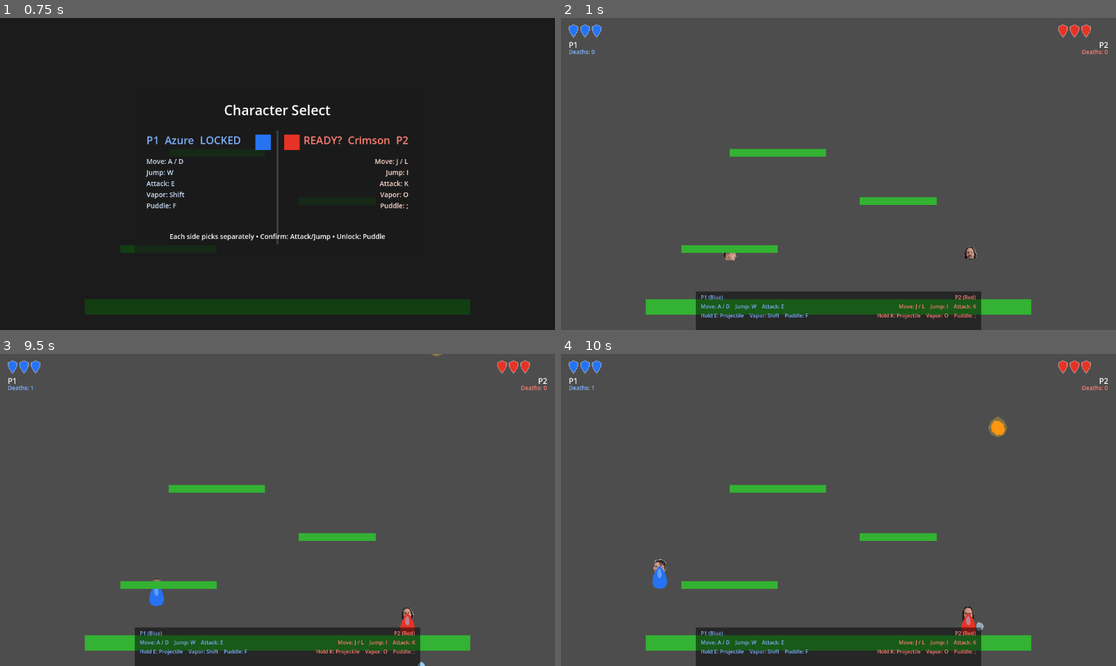
Above: before the commit, frames 1-4 (two rows, left to right).
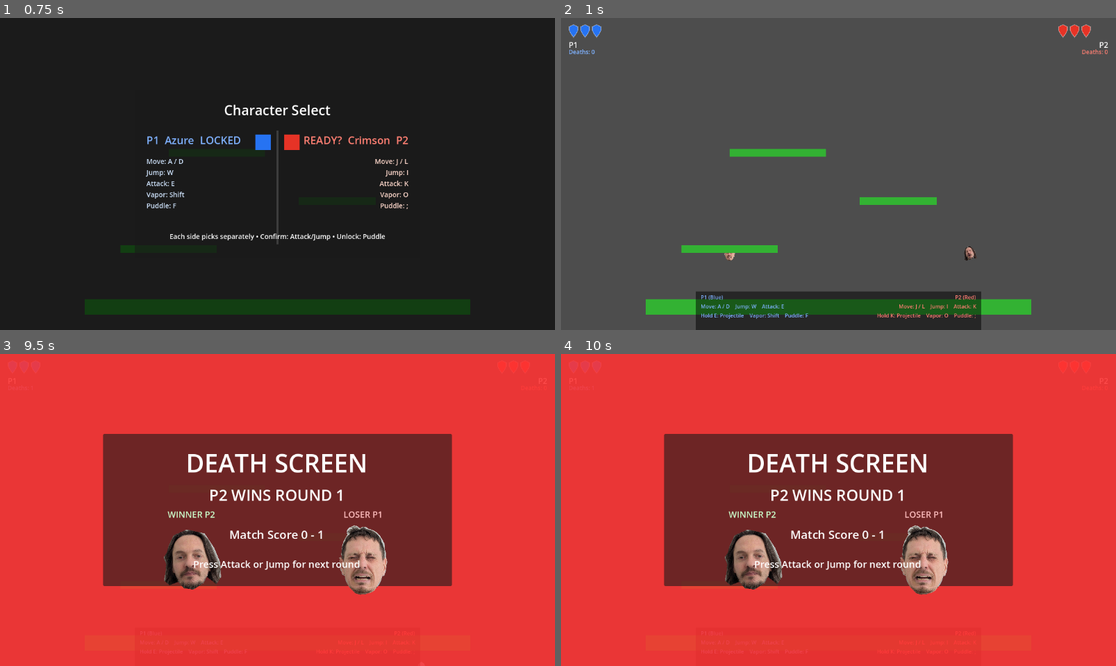
Above: after the commit, the same moments.

Repository: yhovart/smash-hero-rockit
Game: Godot game, scene res://main.tscn
The game is run twice, just before and just after one commit, with the same random seed, the same clock (stepped at 60 frames per second) and the same inputs.
Inputs (mouse positions are in pixels of both pictures, inside the frame that each line leads up to):
- Up to frame 1 (0.75 s): tap Enter at 0.5 s; move the mouse to (399, 158) at 0.52 s; hold D (p1_right) from 0.53 s (still down); tap E (p1_attack) at 0.6 s; click (399, 158) at 0.67 s
- Up to frame 2 (1 s): keep holding D (p1_right); tap W (p1_jump) at 0.77 s; tap K (p2_attack) at 0.8 s
- Up to frame 3 (9.5 s): tap W (p1_jump) at 1.07, 1.52, 1.55, 1.82, 2.1, 3.02, 3.32, 3.77, 4.07, 4.52, 4.55, 4.82, 6.02, 6.32, 6.77, 7.07, 7.52, 7.55, 7.82, 9.02, 9.32 s; move the mouse to (166, 525) at 1.27 s; tap K (p2_attack) at 1.35, 3.8, 5.85, 6.8 s; click (166, 525) at 1.42 s; move the mouse to (333, 441) at 2.02 s; release D (p1_right) at 2.03 s; hold A (p1_left) 2.03-2.78 s; click (333, 441) at 2.17 s; tap I (p2_jump) at 2.3, 2.85, 5.3, 8.3 s; move the mouse to (249, 572) at 2.77 s; hold D (p1_right) 2.78-4.28 s; click (249, 572) at 2.92 s; tap E (p1_attack) at 3.05, 3.6, 6.05, 9.05 s; move the mouse to (444, 556) at 3.52 s; click (444, 556) at 3.67 s; move the mouse to (111, 463) at 4.27 s; hold A (p1_left) 4.28-5.03 s; tap F (p1_puddle) at 4.35 s; click (111, 463) at 4.42 s; move the mouse to (305, 510) at 5.02 s; hold D (p1_right) 5.03-5.78 s; tap Shift (p1_vapor) at 5.1 s; click (305, 510) at 5.17 s; move the mouse to (194, 432) at 5.77 s; hold A (p1_left) 5.78-7.28 s; click (194, 432) at 5.92 s; move the mouse to (399, 494) at 6.52 s; tap J (p2_left) at 6.6 s; click (399, 494) at 6.67 s; move the mouse to (166, 525) at 7.27 s; hold D (p1_right) from 7.28 s (still down); tap , (p2_puddle) at 7.35 s; click (166, 525) at 7.42 s; move the mouse to (333, 441) at 8.02 s; tap L (p2_right) at 8.1 s; click (333, 441) at 8.17 s; move the mouse to (249, 572) at 8.77 s; tap O (p2_vapor) at 8.85 s; click (249, 572) at 8.92 s
- Up to frame 4 (10 s): move the mouse to (1005, 556) at 9.52 s; release D (p1_right) at 9.53 s; hold A (p1_left) from 9.53 s (still down); tap Space at 9.6 s; click (1005, 556) at 9.67 s; tap W (p1_jump) at 9.77 s; tap K (p2_attack) at 9.8 s

Frame 1 is identical in both runs. In frame 2, less than 0.1% of the frame differs, in the area x 29-75%, y 73-78%; in frame 3, 100%, in the area x 0-100%, y 0-100%; in frame 4, 100%.

Commit message:
add death screen with faces

Diff:
--- a/main.gd
+++ b/main.gd
@@ -3,6 +3,9 @@
 const P1_ACTIONS: Array[String] = ["p1_left", "p1_right", "p1_jump", "p1_attack", "p1_vapor", "p1_puddle"]
 const P2_ACTIONS: Array[String] = ["p2_left", "p2_right", "p2_jump", "p2_attack", "p2_vapor", "p2_puddle"]
 const CHARACTER_NAMES: Array[String] = ["Azure", "Crimson", "Emerald", "Gold"]
+const WINS_TO_TAKE_MATCH := 2
+const ROUND_RESULT_MIN_DISPLAY := 2.0
+const MATCH_RESULT_MIN_DISPLAY := 2.5
 const CHARACTER_COLORS: Array[Color] = [
 	Color(0.15, 0.45, 0.95, 1.0),
 	Color(0.9, 0.2, 0.15, 1.0),
@@ -17,6 +20,12 @@
 var p2_character_index := 1
 var p1_locked := false
 var p2_locked := false
+var p1_round_wins := 0
+var p2_round_wins := 0
+var current_round := 1
+var is_round_result_active := false
+var is_match_over := false
+var round_result_input_delay := 0.0
 
 @onready var player_1: Node = $Player1
 @onready var player_2: Node = $Player2
@@ -31,16 +40,35 @@
 @onready var p1_controls: Label = $CharacterSelect/MenuPanel/P1Controls
 @onready var p2_controls: Label = $CharacterSelect/MenuPanel/P2Controls
 @onready var menu_hint: Label = $CharacterSelect/MenuPanel/Hint
+@onready var end_screen: CanvasLayer = $EndScreen
+@onready var end_backdrop: ColorRect = $EndScreen/Backdrop
+@onready var end_title: Label = $EndScreen/Panel/Title
+@onready var end_subtitle: Label = $EndScreen/Panel/SubTitle
+@onready var winner_tag: Label = $EndScreen/Panel/WinnerTag
+@onready var loser_tag: Label = $EndScreen/Panel/LoserTag
+@onready var winner_face: TextureRect = $EndScreen/Panel/WinnerFace
+@onready var loser_face: TextureRect = $EndScreen/Panel/LoserFace
+@onready var end_score: Label = $EndScreen/Panel/Score
+@onready var end_hint: Label = $EndScreen/Panel/Hint
 
 
 func _ready() -> void:
+	if player_1.has_signal("died"):
+		player_1.connect("died", Callable(self, "_on_player_1_died"))
+	if player_2.has_signal("died"):
+		player_2.connect("died", Callable(self, "_on_player_2_died"))
+	end_screen.visible = false
 	_initialize_character_select()
 	_ensure_remote_fallback_bindings()
 	Input.joy_connection_changed.connect(_on_joy_connection_changed)
 	_refresh_joypad_mapping()
 
 
-func _process(_delta: float) -> void:
+func _process(delta: float) -> void:
+	if is_round_result_active:
+		round_result_input_delay = max(round_result_input_delay - delta, 0.0)
+		_handle_round_result_input()
+		return
 	if not is_character_select_active:
 		return
 	_handle_character_select_input()
@@ -108,9 +136,118 @@
 	_apply_character_to_player(player_1, p1_character_index)
 	_apply_character_to_player(player_2, p2_character_index)
 	character_select.visible = false
+	_start_best_of_three()
+
+
+func _start_best_of_three() -> void:
+	p1_round_wins = 0
+	p2_round_wins = 0
+	current_round = 1
+	is_match_over = false
+	is_round_result_active = false
+	end_screen.visible = false
 	hud.visible = true
 	is_character_select_active = false
+	_reset_players_for_round()
 	_set_gameplay_enabled(true)
+
+
+func _reset_players_for_round() -> void:
+	if player_1.has_method("reset_for_round"):
+		player_1.reset_for_round()
+	if player_2.has_method("reset_for_round"):
+		player_2.reset_for_round()
+
+
+func _on_player_1_died() -> void:
+	_handle_round_end(2)
+
+
+func _on_player_2_died() -> void:
+	_handle_round_end(1)
+
+
+func _handle_round_end(winner_player: int) -> void:
+	if is_character_select_active or is_round_result_active:
+		return
+
+	is_round_result_active = true
+	_set_gameplay_enabled(false)
+
+	if winner_player == 1:
+		p1_round_wins += 1
+	else:
+		p2_round_wins += 1
+
+	var winner_name := "P1" if winner_player == 1 else "P2"
+	var winner_color := Color(0.2, 0.5, 1.0, 0.88) if winner_player == 1 else Color(1.0, 0.2, 0.2, 0.88)
+
+	if p1_round_wins >= WINS_TO_TAKE_MATCH or p2_round_wins >= WINS_TO_TAKE_MATCH:
+		is_match_over = true
+		round_result_input_delay = MATCH_RESULT_MIN_DISPLAY
+		_show_end_screen("DEATH SCREEN", "%s WINS THE MATCH" % winner_name, winner_color, "Match Score %d - %d" % [p1_round_wins, p2_round_wins], "Press Attack or Jump to start a rematch (best of 3)")
+		_update_end_screen_faces(winner_player)
+	else:
+		is_match_over = false
+		round_result_input_delay = ROUND_RESULT_MIN_DISPLAY
+		_show_end_screen("DEATH SCREEN", "%s WINS ROUND %d" % [winner_name, current_round], winner_color, "Match Score %d - %d" % [p1_round_wins, p2_round_wins], "Press Attack or Jump for next round")
+		_update_end_screen_faces(winner_player)
+
+
+func _show_end_screen(title: String, subtitle: String, tint: Color, score_text: String, hint_text: String) -> void:
+	end_screen.visible = true
+	end_title.text = title
+	end_subtitle.text = subtitle
+	end_score.text = score_text
+	end_hint.text = hint_text
+	end_backdrop.color = tint
+
+
+func _update_end_screen_faces(winner_player: int) -> void:
+	var winner_node: Node = player_1 if winner_player == 1 else player_2
+	var loser_node: Node = player_2 if winner_player == 1 else player_1
+
+	winner_tag.text = "WINNER P%d" % winner_player
+	loser_tag.text = "LOSER P%d" % (2 if winner_player == 1 else 1)
+
+	winner_face.texture = _get_player_expression_texture(winner_node, "face")
+	loser_face.texture = _get_player_expression_texture(loser_node, "dolor")
+
+	if loser_face.texture == null:
+		loser_face.texture = _get_player_expression_texture(loser_node, "face")
+
+	winner_face.visible = winner_face.texture != null
+	loser_face.visible = loser_face.texture != null
+
+
+func _get_player_expression_texture(player_node: Node, expression: String) -> Texture2D:
+	if player_node.has_method("get_expression_texture"):
+		return player_node.get_expression_texture(expression)
+	return null
+
+
+func _handle_round_result_input() -> void:
+	if round_result_input_delay > 0.0:
+		return
+	if not _confirm_pressed_any_player():
+		return
+
+	if is_match_over:
+		_start_best_of_three()
+		return
+
+	current_round += 1
+	is_round_result_active = false
+	end_screen.visible = false
+	_reset_players_for_round()
+	_set_gameplay_enabled(true)
+
+
+func _confirm_pressed_any_player() -> bool:
+	return Input.is_action_just_pressed("p1_attack") \
+		or Input.is_action_just_pressed("p1_jump") \
+		or Input.is_action_just_pressed("p2_attack") \
+		or Input.is_action_just_pressed("p2_jump")
 
 
 func _apply_character_to_player(player_node: Node, character_index: int) -> void:
--- a/main.tscn
+++ b/main.tscn
@@ -131,6 +131,93 @@
 theme_override_font_sizes/font_size = 14
 horizontal_alignment = 1
 
+[node name="EndScreen" type="CanvasLayer" parent="."]
+visible = false
+
+[node name="Backdrop" type="ColorRect" parent="EndScreen"]
+offset_right = 1152.0
+offset_bottom = 648.0
+mouse_filter = 2
+color = Color(0.85, 0.1, 0.1, 0.88)
+
+[node name="Panel" type="Panel" parent="EndScreen"]
+offset_left = 214.0
+offset_top = 166.0
+offset_right = 938.0
+offset_bottom = 482.0
+
+[node name="Title" type="Label" parent="EndScreen/Panel"]
+offset_left = 22.0
+offset_top = 24.0
+offset_right = 700.0
+offset_bottom = 88.0
+text = "DEATH SCREEN"
+horizontal_alignment = 1
+theme_override_font_sizes/font_size = 52
+
+[node name="SubTitle" type="Label" parent="EndScreen/Panel"]
+offset_left = 22.0
+offset_top = 104.0
+offset_right = 700.0
+offset_bottom = 154.0
+text = "P1 WINS ROUND 1"
+horizontal_alignment = 1
+theme_override_font_sizes/font_size = 32
+
+[node name="WinnerTag" type="Label" parent="EndScreen/Panel"]
+offset_left = 106.0
+offset_top = 154.0
+offset_right = 262.0
+offset_bottom = 184.0
+text = "WINNER"
+horizontal_alignment = 1
+theme_override_font_sizes/font_size = 18
+theme_override_colors/font_color = Color(0.8, 1, 0.8, 1)
+
+[node name="LoserTag" type="Label" parent="EndScreen/Panel"]
+offset_left = 462.0
+offset_top = 154.0
+offset_right = 618.0
+offset_bottom = 184.0
+text = "LOSER"
+horizontal_alignment = 1
+theme_override_font_sizes/font_size = 18
+theme_override_colors/font_color = Color(1, 0.75, 0.75, 1)
+
+[node name="WinnerFace" type="TextureRect" parent="EndScreen/Panel"]
+expand_mode = 1
+stretch_mode = 5
+offset_left = 108.0
+offset_top = 186.0
+offset_right = 260.0
+offset_bottom = 338.0
+
+[node name="LoserFace" type="TextureRect" parent="EndScreen/Panel"]
+expand_mode = 1
+stretch_mode = 5
+offset_left = 464.0
+offset_top = 186.0
+offset_right = 616.0
+offset_bottom = 338.0
+
+[node name="Score" type="Label" parent="EndScreen/Panel"]
+offset_left = 22.0
+offset_top = 192.0
+offset_right = 700.0
+offset_bottom = 234.0
+text = "Match Score 0 - 0"
+horizontal_alignment = 1
+theme_override_font_sizes/font_size = 24
+
+[node name="Hint" type="Label" parent="EndScreen/Panel"]
+offset_left = 22.0
+offset_top = 256.0
+offset_right = 700.0
+offset_bottom = 298.0
+text = "Press Attack or Jump for next round"
+horizontal_alignment = 1
+theme_override_font_sizes/font_size = 20
+
 [node name="P1Shields" type="HBoxContainer" parent="HUD"]
 offset_left = 16.0
 offset_top = 12.0
--- a/player/player.gd
+++ b/player/player.gd
@@ -73,6 +73,12 @@
 	body_color = new_color
 	if body != null:
 		body.color = body_color
+
+
+func reset_for_round() -> void:
+	hits_taken = 0
+	hit_changed.emit(hits_taken)
+	_reset_to_spawn()
 
 func _physics_process(delta: float) -> void:
 	cooldown_timer = max(cooldown_timer - delta, 0.0)
@@ -353,6 +359,10 @@
 	if tex != null:
 		avatar.texture = tex
 
+
+func get_expression_texture(state: String) -> Texture2D:
+	return visual_textures.get(state, visual_textures.get("face", null))
+
 func _update_visual_state() -> void:
 	if form == Form.PUDDLE:
 		return
@@ -365,5 +375,5 @@
 	else:
 		_update_avatar_texture("face")
 
-func _normalize_asset_name(name: String) -> String:
-	return name.to_lower().replace("-", "_")
+func _normalize_asset_name(asset_name: String) -> String:
+	return asset_name.to_lower().replace("-", "_")
